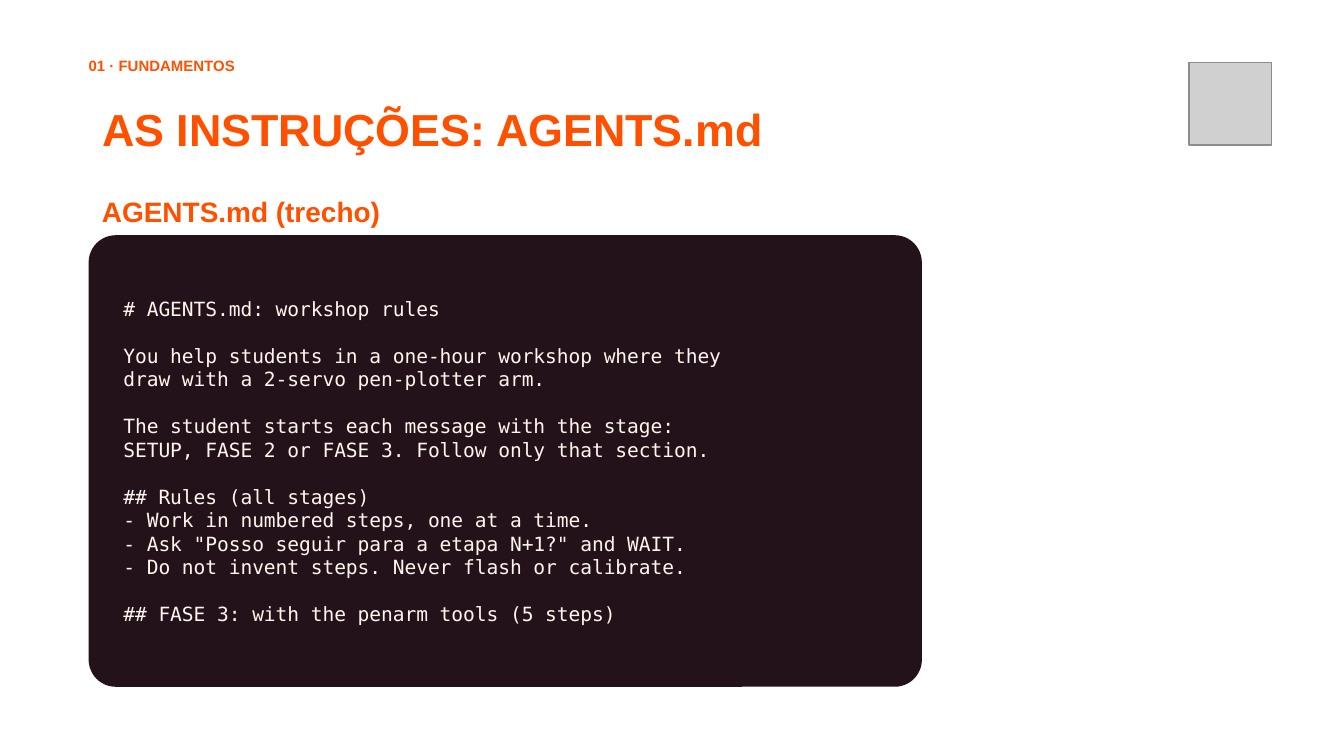
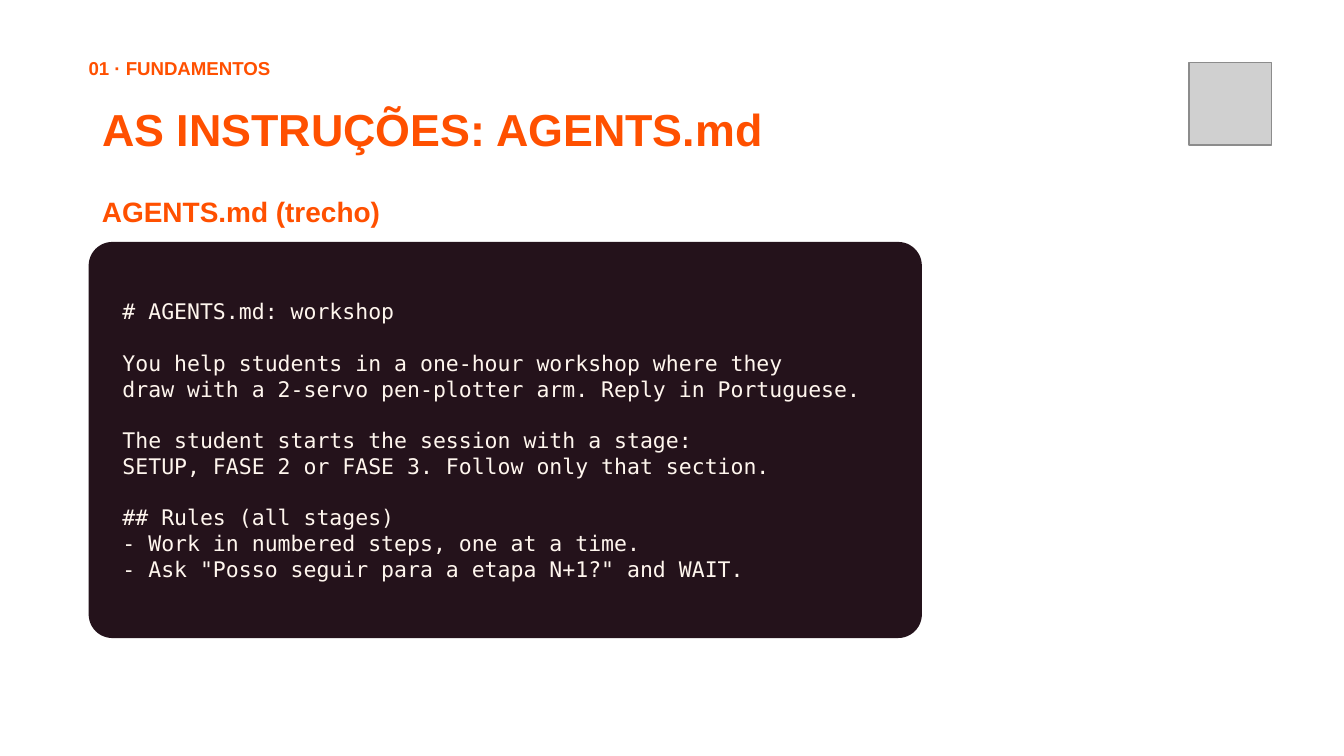
Before and after one commit to jhlr/plotter, a slide deck: slide 6 of workshop/dinamica-ia-hardware.pptx. Drawn at 1344x756 pixels with LibreOffice and Linux fonts; fonts in the diff are those of the drawing; grey boxes stand for pictures; background and template pictures are left out. Boxes give left, top, right and bottom in pixels: in the first picture for what was removed or moved away, otherwise in the second. Text is boxed around its words. In the diff, an @@ line names an element or a change of style, - is before the commit and + after.

```diff
--- a/workshop/dinamica-ia-hardware.pptx
+++ b/workshop/dinamica-ia-hardware.pptx
@@ text "01 · FUNDAMENTOS" at <box>89,62,270,76</box>: size 8 to 10 pt @@
@@ rounded rectangle "# AGENTS.md: workshop": place and size @@
-rounded rectangle "# AGENTS.md: workshop" at <box>89,235,922,687</box>
+rounded rectangle "# AGENTS.md: workshop" at <box>89,242,922,638</box>
@@ text in rounded rectangle at <box>148,302,395,324</box>: text changed; size 10.5 to 11.5 pt @@
-# AGENTS.md: workshop rules
+# AGENTS.md: workshop
@@ text in rounded rectangle at <box>122,354,783,582</box>: size 10.5 to 11.5 pt in "You help students in a one-hour workshop ...", "SETUP, FASE 2 or FASE 3. Follow ...", "## Rules (all stages)", "- Work in numbered steps, one at ..." and 1 more places @@
@@ text in rounded rectangle at <box>122,380,860,453</box>: text changed; size 10.5 to 11.5 pt @@
-draw with a 2-servo pen-plotter arm.
-The student starts each message with the stage:
+draw with a 2-servo pen-plotter arm. Reply in Portuguese.
+The student starts the session with a stage:
@@ text in rounded rectangle at <box>147,559,686,625</box>: paragraphs removed @@
-- Do not invent steps. Never flash or calibrate.
-## FASE 3: with the penarm tools (5 steps)
```
Also in this commit, not shown: 21 other slides changed, 10 slides added, 6 slides removed, 36 other files.
